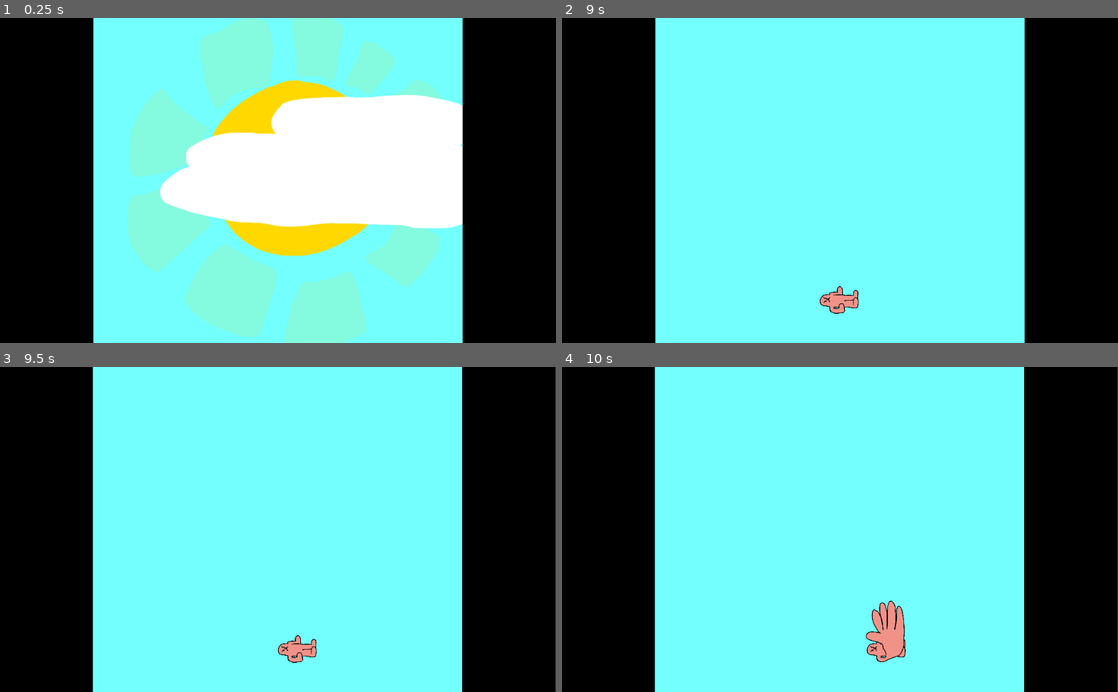
Above: before the commit, frames 1-4 (two rows, left to right).
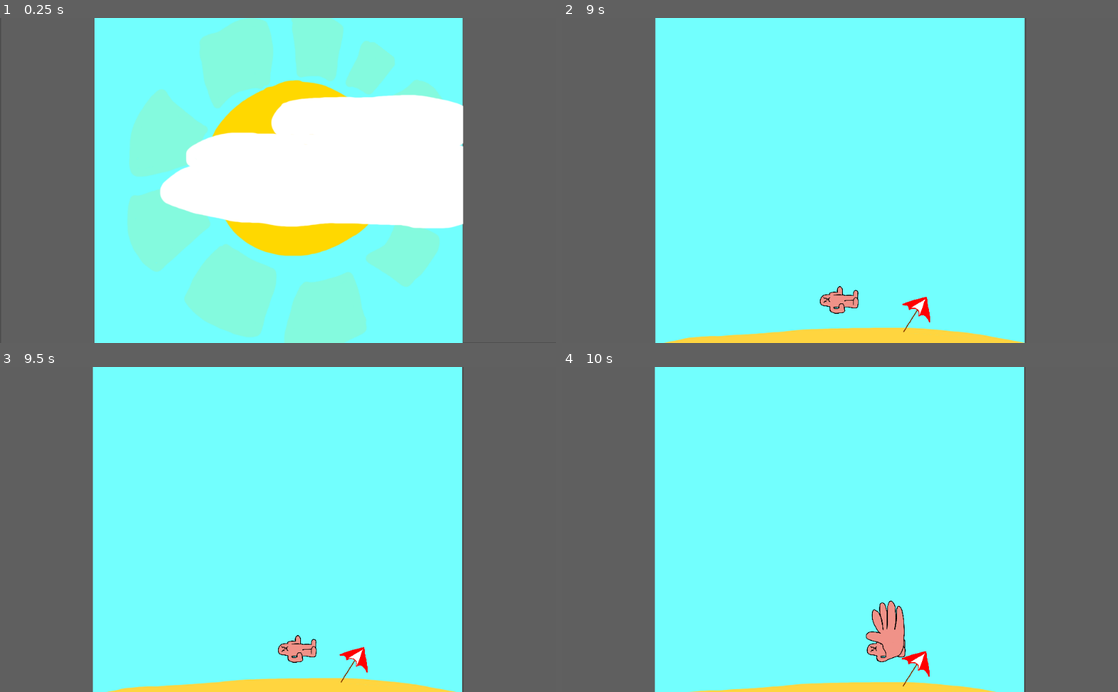
Above: after the commit, the same moments.

Repository: whenbellstoll/KillTheSun
Game: Godot game, scene res://Opening.tscn
The game is run twice, just before and just after one commit, with the same random seed, the same clock (stepped at 60 frames per second) and the same inputs.
Inputs:
- Up to frame 1 (0.25 s): no input
- Up to frame 2 (9 s): hold Right (move_right) 0.53-2.03 s; tap Space (slap) at 0.6, 1.35, 2.1, 2.85, 3.5, 3.6, 4.35, 5.1, 5.85, 6.6, 7.35, 8.1, 8.75, 8.85 s; hold Left (move_left) 2.03-2.78 s; tap Enter at 2.75, 6.5 s; hold Right (move_right) 2.78-4.28 s; hold Left (move_left) 4.28-5.03 s; hold Right (move_right) 5.03-5.78 s; hold Left (move_left) 5.78-7.28 s; hold Right (move_right) from 7.28 s (still down)
- Up to frame 3 (9.5 s): keep holding Right (move_right)
- Up to frame 4 (10 s): release Right (move_right) at 9.53 s; hold Left (move_left) from 9.53 s (still down); tap Space (slap) at 9.6 s

The runs differ from the first frame. In frame 1, 34% of the frame differs, in the area x 0-100%, y 0-100%; in frame 2, 36%; in frame 3, 36%; in frame 4, 35%.

Commit message:
Add props and stuff to game

Diff:
--- a/Game.tscn
+++ b/Game.tscn
@@ -1,9 +1,13 @@
-[gd_scene load_steps=8 format=2]
+[gd_scene load_steps=12 format=2]
 
 [ext_resource path="res://Player.tscn" type="PackedScene" id=1]
 [ext_resource path="res://Art/WhitePixel.png" type="Texture" id=2]
 [ext_resource path="res://PlatformCollider.tscn" type="PackedScene" id=3]
 [ext_resource path="res://Spawner.tscn" type="PackedScene" id=4]
+[ext_resource path="res://Art/SunRay.png" type="Texture" id=5]
+[ext_resource path="res://Art/Sun.png" type="Texture" id=6]
+[ext_resource path="res://Art/Umbrella.png" type="Texture" id=7]
+[ext_resource path="res://Art/SandFloor.png" type="Texture" id=8]
 
 [sub_resource type="GDScript" id=2]
 resource_name = "PlayerTracker"
@@ -34,7 +38,7 @@
 script = SubResource( 2 )
 
 [node name="LeftMargin" type="Sprite" parent="PlayerTracker"]
-modulate = Color( 0, 0, 0, 1 )
+modulate = Color( 0.372549, 0.372549, 0.372549, 1 )
 position = Vector2( -426, 0 )
 scale = Vector2( 171.537, 604.775 )
 texture = ExtResource( 2 )
@@ -45,8 +49,8 @@
 scale = Vector2( 0.0497176, 0.049926 )
 
 [node name="RightMargin" type="Sprite" parent="PlayerTracker"]
-modulate = Color( 0, 0, 0, 1 )
-position = Vector2( 426, 0 )
+modulate = Color( 0.372549, 0.372549, 0.372549, 1 )
+position = Vector2( 429, 0 )
 scale = Vector2( 172, 600 )
 texture = ExtResource( 2 )
 
@@ -62,4 +66,24 @@
 texture = ExtResource( 2 )
 script = SubResource( 4 )
 
+[node name="Props" type="Node2D" parent="."]
+
+[node name="Sand" type="Sprite" parent="Props"]
+position = Vector2( 2, 170 )
+scale = Vector2( 0.680002, 0.4 )
+texture = ExtResource( 8 )
+
+[node name="Umbrella" type="Sprite" parent="Props"]
+position = Vector2( 145, 247 )
+scale = Vector2( 0.140271, 0.140271 )
+texture = ExtResource( 7 )
+
+[node name="Sun" type="Sprite" parent="Props"]
+position = Vector2( 0, -100100 )
+scale = Vector2( 0.661911, 0.661911 )
+texture = ExtResource( 6 )
+
+[node name="Sprite" type="Sprite" parent="Props/Sun"]
+texture = ExtResource( 5 )
+
 [node name="Player" parent="." instance=ExtResource( 1 )]
--- a/Opening.tscn
+++ b/Opening.tscn
@@ -593,15 +593,15 @@
 anims/RESET = SubResource( 3 )
 
 [node name="LeftMargin" type="Sprite" parent="."]
-modulate = Color( 0, 0, 0, 1 )
-position = Vector2( -426, 0 )
+modulate = Color( 0.372549, 0.372549, 0.372549, 1 )
+position = Vector2( -424, 0 )
 scale = Vector2( 172, 600 )
 texture = ExtResource( 1 )
 normal_map = SubResource( 1 )
 
 [node name="RightMargin" type="Sprite" parent="."]
-modulate = Color( 0, 0, 0, 1 )
-position = Vector2( 426, 0 )
+modulate = Color( 0.372549, 0.372549, 0.372549, 1 )
+position = Vector2( 427, -1 )
 scale = Vector2( 172, 600 )
 texture = ExtResource( 1 )
 
--- a/Platform.tscn
+++ b/Platform.tscn
@@ -1,6 +1,27 @@
-[gd_scene load_steps=3 format=2]
+[gd_scene load_steps=4 format=2]
 
 [ext_resource path="res://Art/CloudPlatform.png" type="Texture" id=2]
+
+[sub_resource type="GDScript" id=2]
+script/source = "extends Sprite
+
+
+# Declare member variables here. Examples:
+# var a = 2
+# var b = \"text\"
+onready var meteorText = preload(\"res://Art/MeteorPlatform.png\")
+
+# Called when the node enters the scene tree for the first time.
+func _ready():
+	var loc = self.global_position
+	if loc.y < -25000:
+		self.texture = meteorText
+
+
+# Called every frame. 'delta' is the elapsed time since the previous frame.
+#func _process(delta):
+#	pass
+"
 
 [sub_resource type="RectangleShape2D" id=1]
 extents = Vector2( 231.667, 41.6667 )
@@ -8,6 +29,7 @@
 [node name="Sprite" type="Sprite"]
 scale = Vector2( 0.3, 0.3 )
 texture = ExtResource( 2 )
+script = SubResource( 2 )
 
 [node name="StaticBody2D2" type="StaticBody2D" parent="."]
 collision_layer = 2
--- a/Scripts/Player.gd
+++ b/Scripts/Player.gd
@@ -44,6 +44,10 @@
 	# Play jump sound
 	# if Input.is_action_just_pressed("jump" + action_suffix) and is_on_floor():
 		# sound_jump.play()
+
+	if distance >= END_DISTANCE:
+		_velocity = Vector2.ZERO
+		return
 
 	var direction = get_move_direction()
 
--- a/Scripts/Spawner.gd
+++ b/Scripts/Spawner.gd
@@ -59,7 +59,7 @@
 		var yOffset = rng.randf_range(-1500, 0);
 		var xOffset = rng.randf_range(-300, 300);
 		var pI = platform.instance();
-		pI.position = Vector2( startPos.x + xOffset, startPos.y + yOffset);
+		pI.position = Vector2( startPos.x + xOffset, max(startPos.y + yOffset, -abs(player.END_DISTANCE - 2000)));
 		get_tree().get_root().get_node("Node2D").add_child(pI);
 	pass
 
@@ -71,6 +71,6 @@
 		var yOffset = rng.randf_range(-1500, 0);
 		var xOffset = rng.randf_range(-300, 300);
 		var pI = enemy.instance();
-		pI.position = Vector2( startPos.x + xOffset, startPos.y + yOffset);
+		pI.position = Vector2( startPos.x + xOffset, max(startPos.y + yOffset, -abs(player.END_DISTANCE - 2000)));
 		get_tree().get_root().get_node("Node2D").add_child(pI);
 	pass
